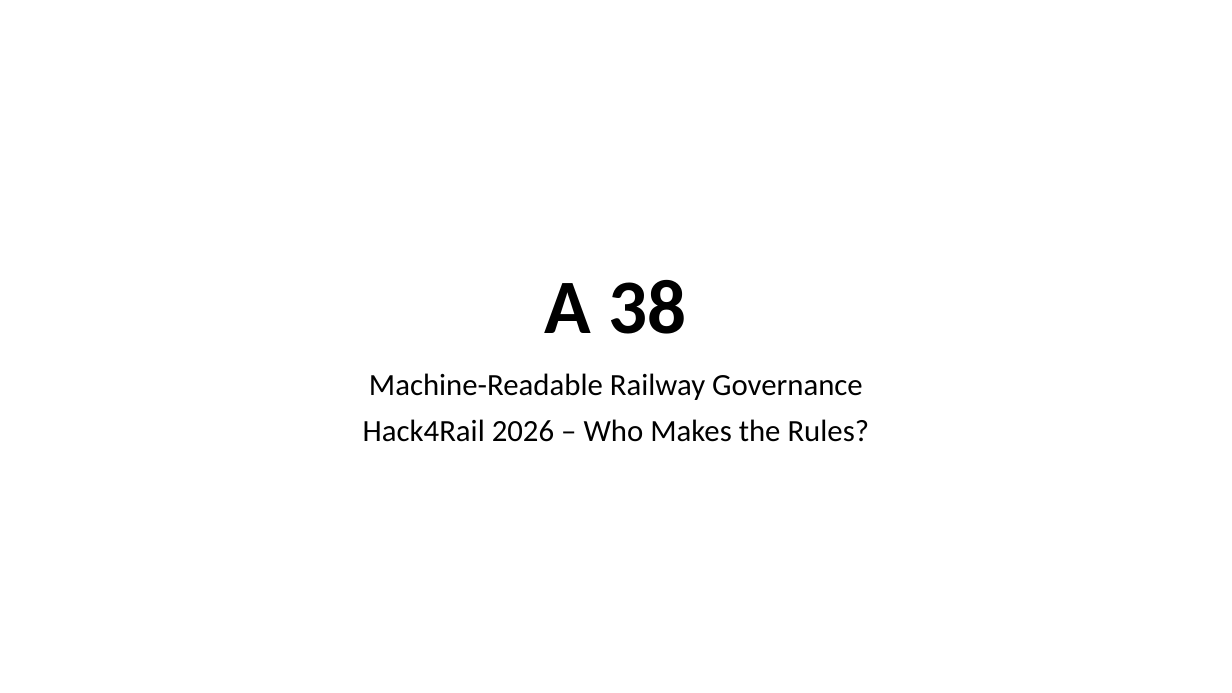
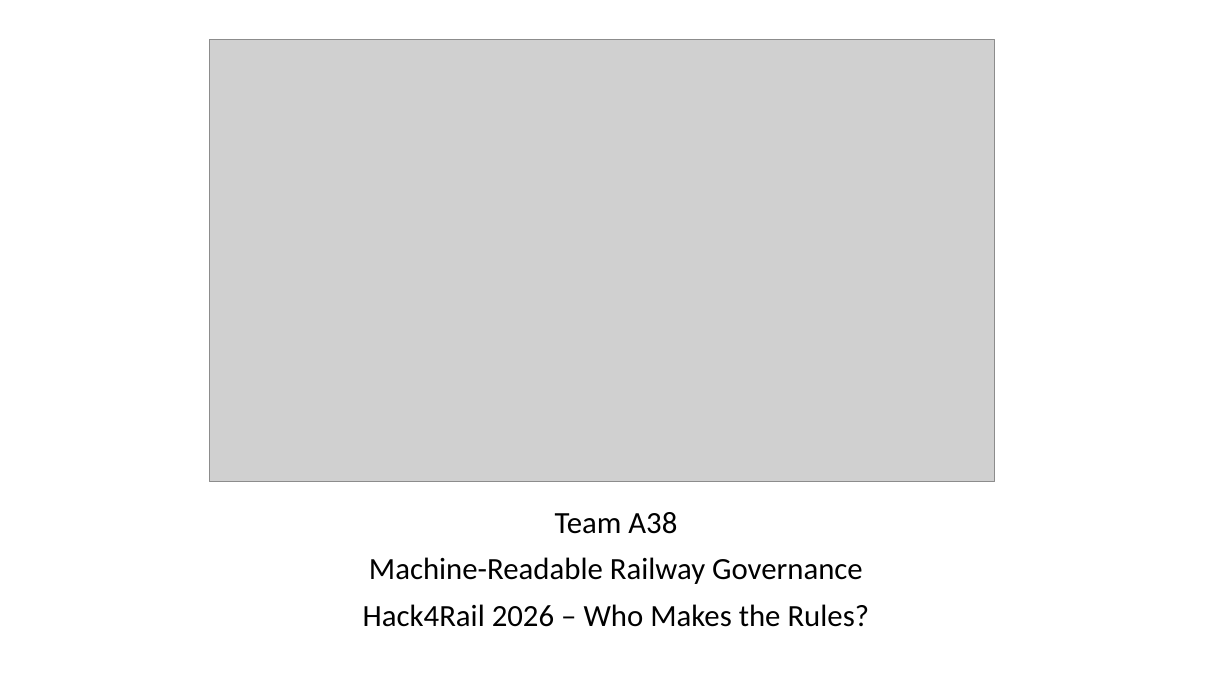
Before and after one commit to OpenRail-Playground/A38, a slide deck: slide 1 of whomakestherules/A38_H4R2026_Ch7.pptx. Drawn at 1232x693 pixels with LibreOffice and Linux fonts; fonts in the diff are those of the drawing; grey boxes stand for pictures; background and template pictures are left out. Boxes give left, top, right and bottom in pixels: in the first picture for what was removed or moved away, otherwise in the second. Text is boxed around its words. In the diff, an @@ line names an element or a change of style, - is before the commit and + after.

```diff
--- a/whomakestherules/A38_H4R2026_Ch7.pptx
+++ b/whomakestherules/A38_H4R2026_Ch7.pptx
@@ picture added at <box>210,40,995,482</box> @@
@@ subtitle "Team A38": place and size @@
-subtitle "Team A38" at <box>363,373,870,442</box>
+subtitle "Team A38" at <box>363,512,870,627</box>
@@ subtitle at <box>555,512,677,534</box>: paragraph added @@
+Team A38
```
Also in this commit, not shown: 4 other slides changed, 3 slides added, 1 slide removed, 2 other files.
